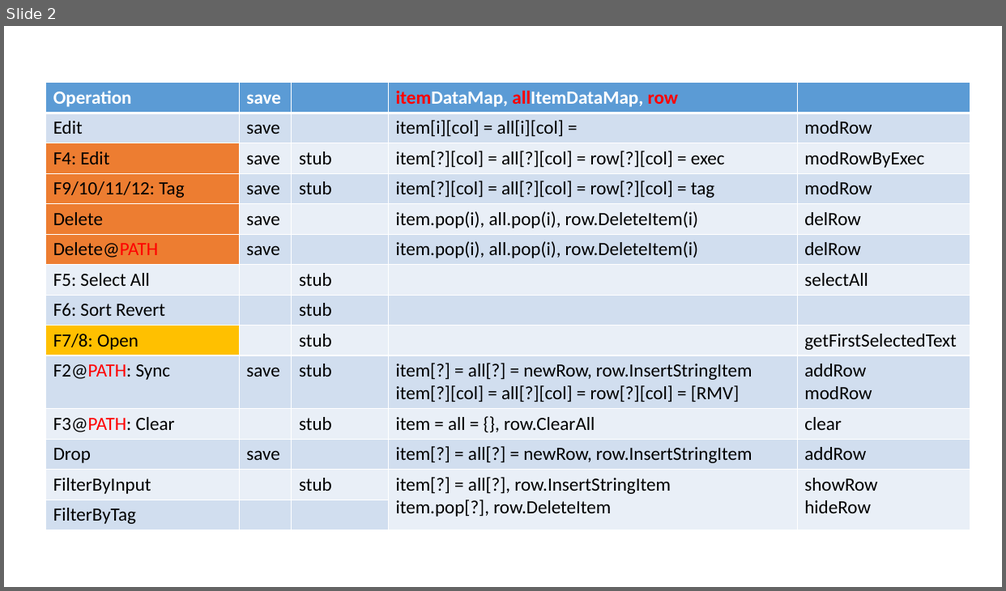
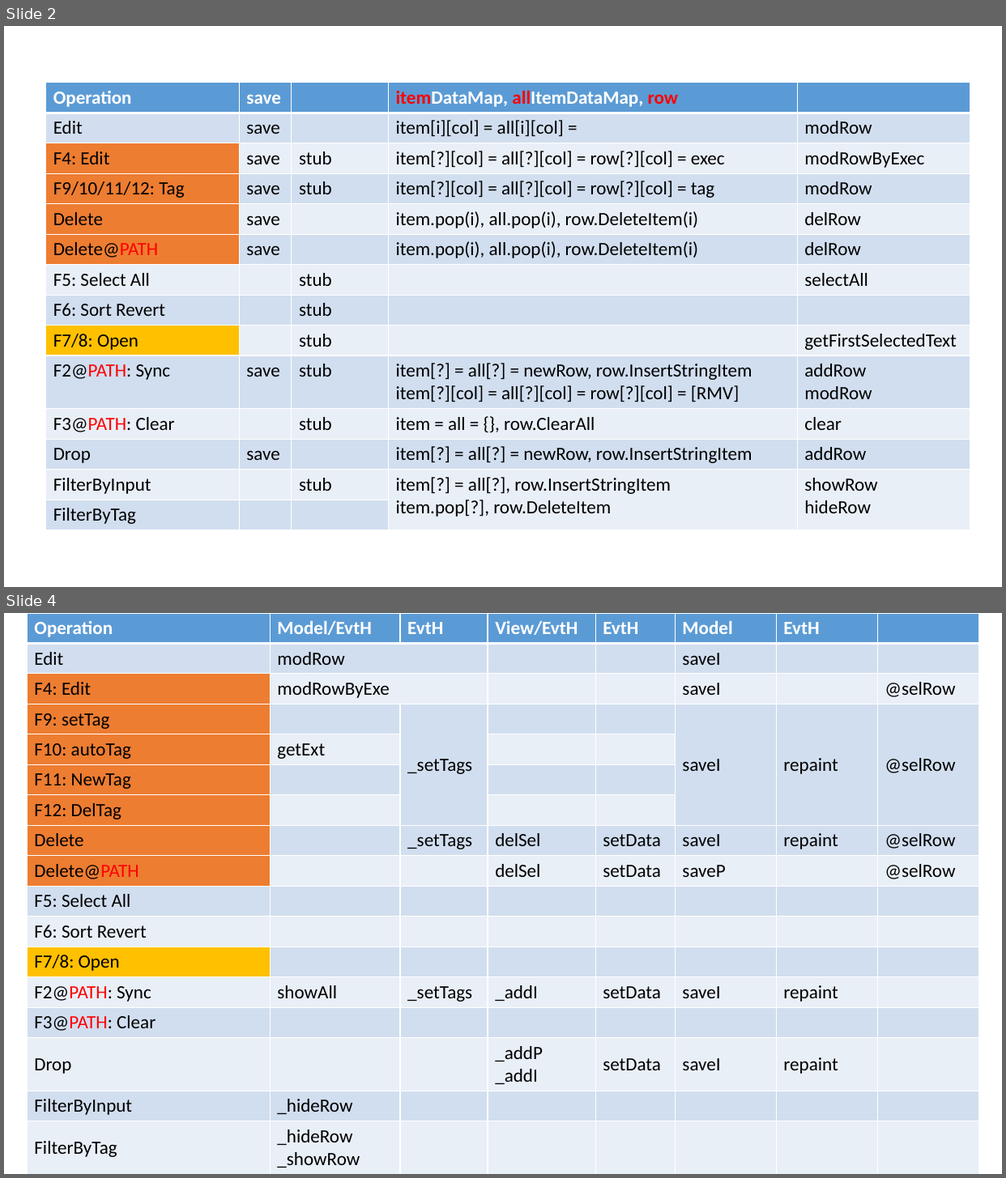
Before and after one commit to ceachen/tagger, a slide deck: LLD.pptx. Shown one above the other, each under a label of ours: slide 2 before the commit, slides 2 and 4 after it; the slides between them are not shown. The pictures are 1006x591 and 1006x1178 pixels, drawn with LibreOffice and Linux fonts; fonts in the diff are those of the drawing. Boxes give left, top, right and bottom in pixels: in the first picture for what was removed or moved away, otherwise in the second. Text is boxed around its words. In the diff, an @@ line names an element or a change of style, - is before the commit and + after.

```diff
--- a/LLD.pptx
+++ b/LLD.pptx
@@ slide 4 added at [4,613,1002,1174], background #FFFFFF @@
@@ table added at [27,613,978,1173], 17 rows, 8 columns @@
+Operation | Model/EvtH | EvtH | View/EvtH | EvtH | Model | EvtH | 
+Edit | modRow |  |  |  | saveI |  | 
+F4: Edit | modRowByExe |  |  |  | saveI |  | @selRow
+F9: setTag |  | _setTags |  |  | saveI | repaint | @selRow
+F10: autoTag | getExt |  |  |  |  |  | 
+F11: NewTag |  |  |  |  |  |  | 
+F12: DelTag |  |  |  |  |  |  | 
+Delete |  | _setTags | delSel | setData | saveI | repaint | @selRow
+Delete@PATH |  |  | delSel | setData | saveP |  | @selRow
+F5: Select All |  |  |  |  |  |  | 
+F6: Sort Revert |  |  |  |  |  |  | 
+F7/8: Open |  |  |  |  |  |  | 
+F2@PATH: Sync | showAll | _setTags | _addI | setData | saveI | repaint | 
+F3@PATH: Clear |  |  |  |  |  |  | 
+Drop |  |  | _addP / _addI | setData | saveI | repaint | 
+FilterByInput | _hideRow |  |  |  |  |  | 
+FilterByTag | _hideRow / _showRow |  |  |  |  |  | 
```
Also in this commit, not shown: 1 slide changed, 4 other files.
